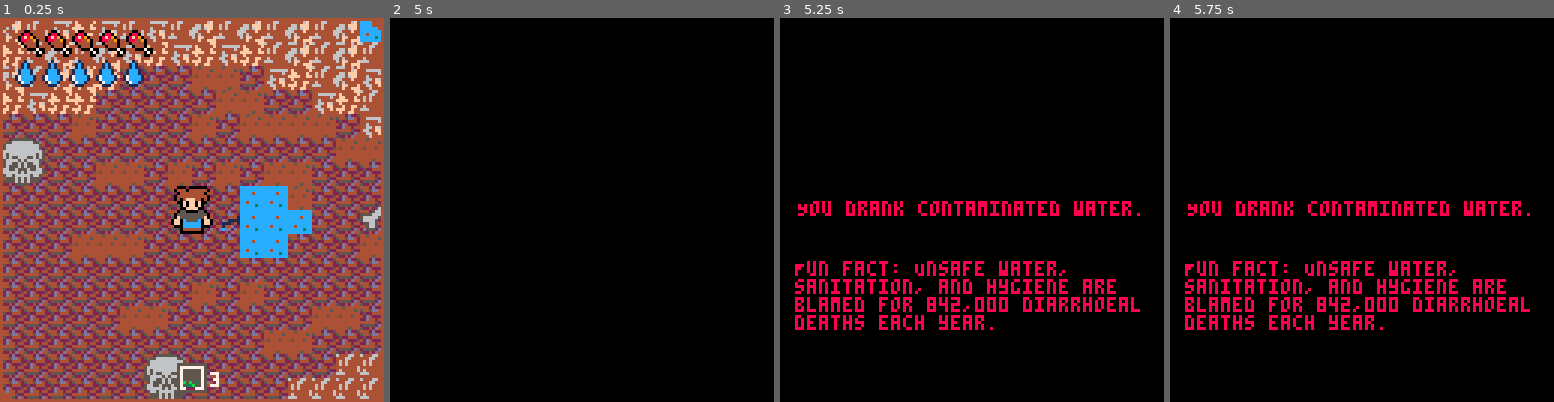
Above: before the commit, frames 1-4 (left to right).
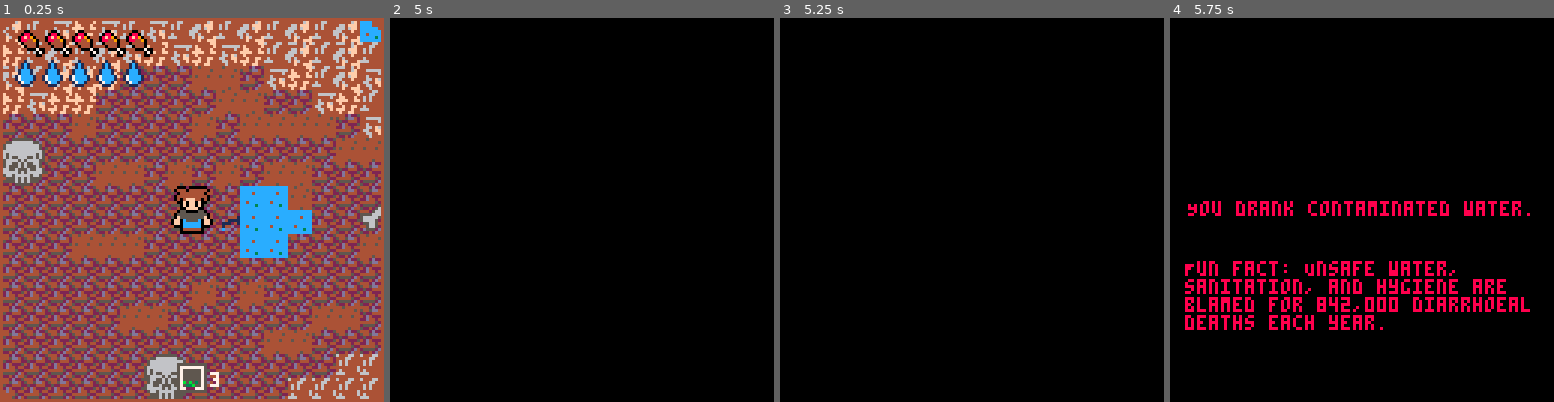
Above: after the commit, the same moments.

Repository: lucaslng/jamhacks-climatastrophe
Game: PICO-8 cartridge climate-collapse.p8
The game is run twice, just before and just after one commit, with the same random seed, the same clock (stepped at 60 frames per second) and the same inputs.
Inputs:
- Up to frame 1 (0.25 s): no input
- Up to frame 2 (5 s): tap O (Z key) at 0.33, 0.7, 1.43, 2.22, 3.1, 3.98, 4.87 s; tap X (X key) at 1.07, 2.07, 2.4, 2.73, 3.07, 3.4, 3.73, 4.07, 4.4, 4.73 s; hold Left 1.97-2.37 s; hold Down 2.42-2.82 s; hold Right 2.87-3.53 s; hold Up 3.58-4.08 s; hold Right 4.13-4.53 s; hold Down from 4.58 s (still down)
- Up to frame 3 (5.25 s): tap X (X key) at 5.07 s; release Down at 5.08 s; hold Left from 5.13 s (still down)
- Up to frame 4 (5.75 s): keep holding Left; tap X (X key) at 5.4, 5.73 s

Frames 1-2 are identical in both runs. In frame 3, 6.5% of the frame differs, in the area x 3-94%, y 47-82%; in frame 4, nothing differs.

Commit message:
bunch of fun sound effects

Diff:
--- a/climate-collapse.p8
+++ b/climate-collapse.p8
@@ -104,7 +104,7 @@
 				sfx(-1, 0)
 				sfx(-1, 1)
 				sfx(2)
-	   for i=1, 8 do flip() end
+	   for i=1, 12 do flip() end
     print(message, hcenter(message), vcenter(), red)
 
     local facts
@@ -233,6 +233,7 @@
 			self.hotbar[SEED_CARROT] -= 1
 		end
 
+		sfx(3)
 		add(plants, seed)
 	end
 
@@ -258,6 +259,7 @@
 					self.hotbar[SEED_CARROT] += 2
 				end
 
+				sfx(4)
 				deli(plants, i)
 				return true
 			end
@@ -417,7 +419,7 @@
 	foreach(tsunamies, function(t) t.x += t.v t.lifetime -= 1 if mget(flr(t.x / 8), flr(t.y / 8)) != 8 then t.lifetime -= 2 end if t.x < Player.x and Player.x < t.x + 16 and t.y < Player.y and Player.y < t.y + t.height then die("tsunami", "You died to a tsunami!") end end)
 	if tsunamies[1] != nil and tsunamies[1].lifetime <= 0 then deli(tsunamies, 1) end
 
-	if rnd(360) <= 1 then shake = 0.8 end
+	if rnd(360) <= 1 then shake = 0.8 sfx(5) sfx(6) end
 
 end
 
Not shown, changed: the sound effects (__sfx__) section of climate-collapse.p8
